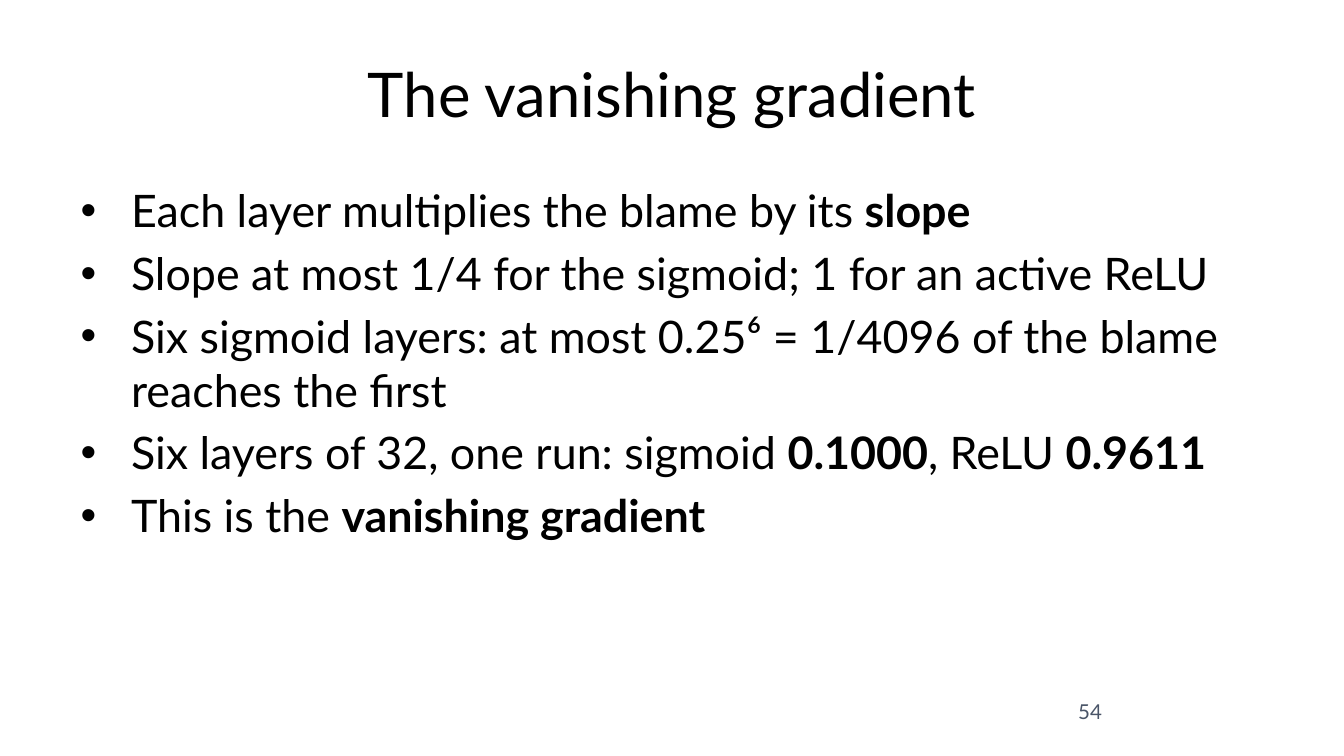
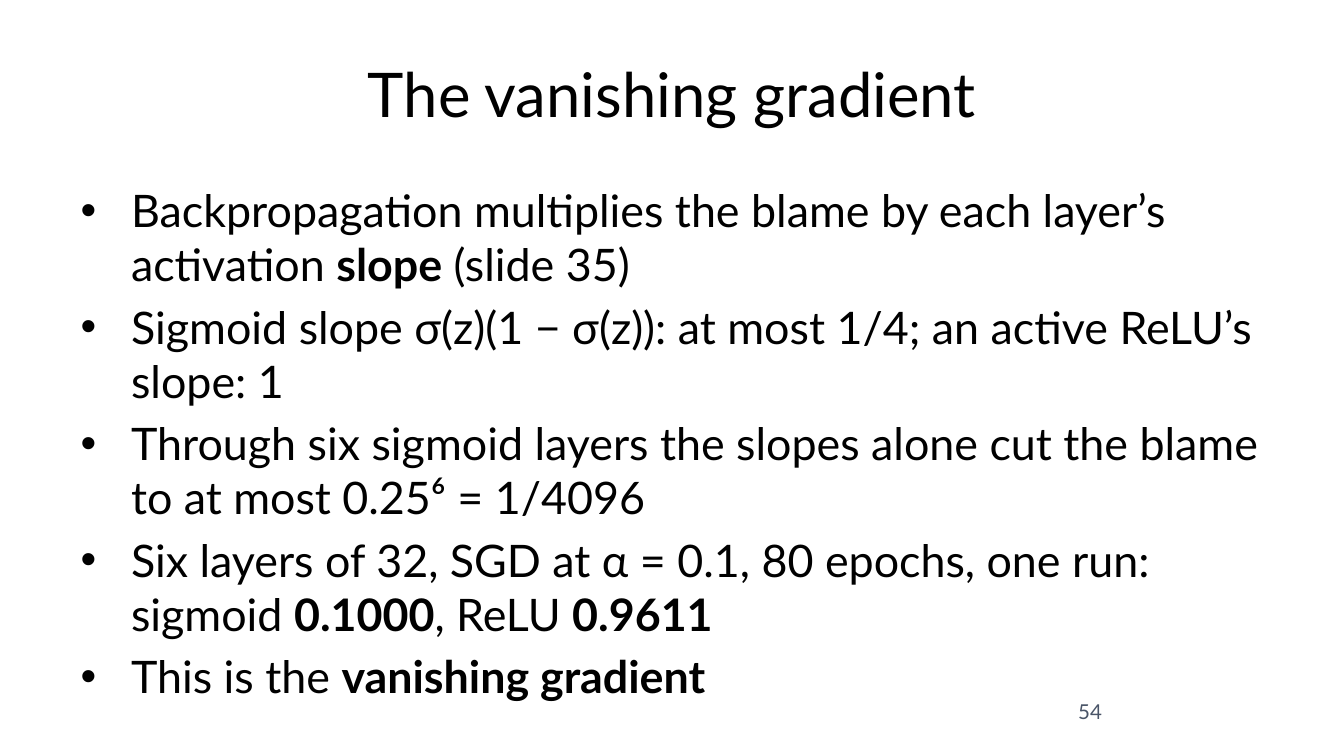
Before and after one commit to fabioantonini/technologies-for-artificial-intelligence, a slide deck: slide 54 of Lessons/09_neural_networks/Slides/neural_networks_slides.pptx. Drawn at 1344x756 pixels with LibreOffice and Linux fonts; fonts in the diff are those of the drawing; background and template pictures are left out. Boxes give left, top, right and bottom in pixels: in the first picture for what was removed or moved away, otherwise in the second. Text is boxed around its words. In the diff, an @@ line names an element or a change of style, - is before the commit and + after.

```diff
--- a/Lessons/09_neural_networks/Slides/neural_networks_slides.pptx
+++ b/Lessons/09_neural_networks/Slides/neural_networks_slides.pptx
@@ text at [131, 193, 1258, 640]: text changed @@
-• Each layer multiplies the blame by its slope
-• Slope at most 1/4 for the sigmoid; 1 for an active ReLU
-• Six sigmoid layers: at most 0.25⁶ = 1/4096 of the blame reaches the first
-• Six layers of 32, one run: sigmoid 0.1000, ReLU 0.9611
+• Backpropagation multiplies the blame by each layer’s activation slope (slide 35)
+• Sigmoid slope σ(z)(1 − σ(z)): at most 1/4; an active ReLU’s slope: 1
+• Through six sigmoid layers the slopes alone cut the blame to at most 0.25⁶ = 1/4096
+• Six layers of 32, SGD at α = 0.1, 80 epochs, one run: sigmoid 0.1000, ReLU 0.9611
```
Also in this commit, not shown: 31 other slides changed, 1 slide added, 1 slide removed, 18 other files.
